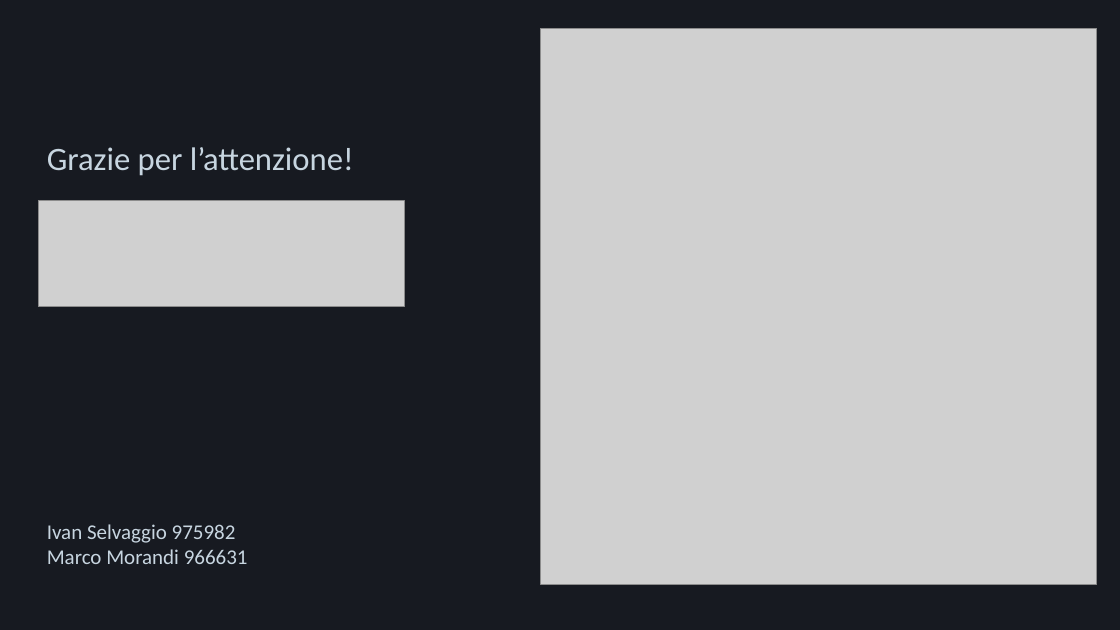
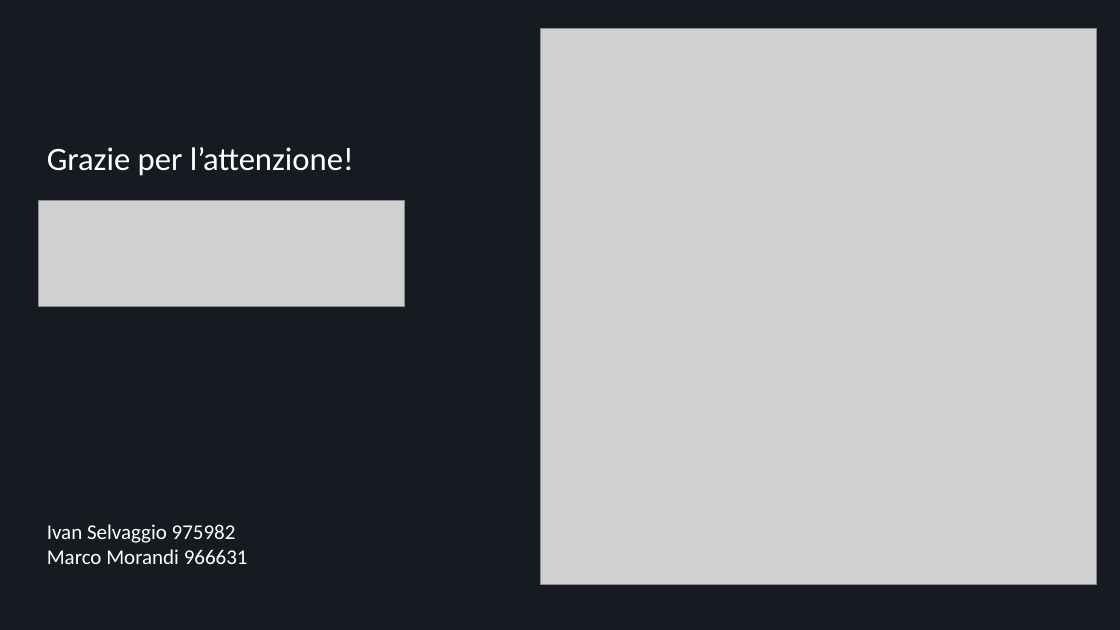
Before and after one commit to Mora11231/VisualizzazioneScientifica, a slide deck: slide 29 of Steam.pptx. Drawn at 1120x630 pixels with LibreOffice and Linux fonts; fonts in the diff are those of the drawing; grey boxes stand for pictures. Boxes give left, top, right and bottom in pixels: in the first picture for what was removed or moved away, otherwise in the second. Text is boxed around its words. In the diff, an @@ line names an element or a change of style, - is before the commit and + after.

Commit message:
Aggiornata presentazione, mancano Accenti @MArco

```diff
--- a/Steam.pptx
+++ b/Steam.pptx
@@ text "Grazie per l’attenzione!" at <box>47,147,354,176</box>: text colour #C7D5E0 to #FFFFFF @@
@@ text "Ivan Selvaggio 975982" at <box>47,524,248,564</box>: text colour #C7D5E0 to #FFFFFF @@
```
Also in this commit, not shown: 16 other slides changed, 8 other files.
